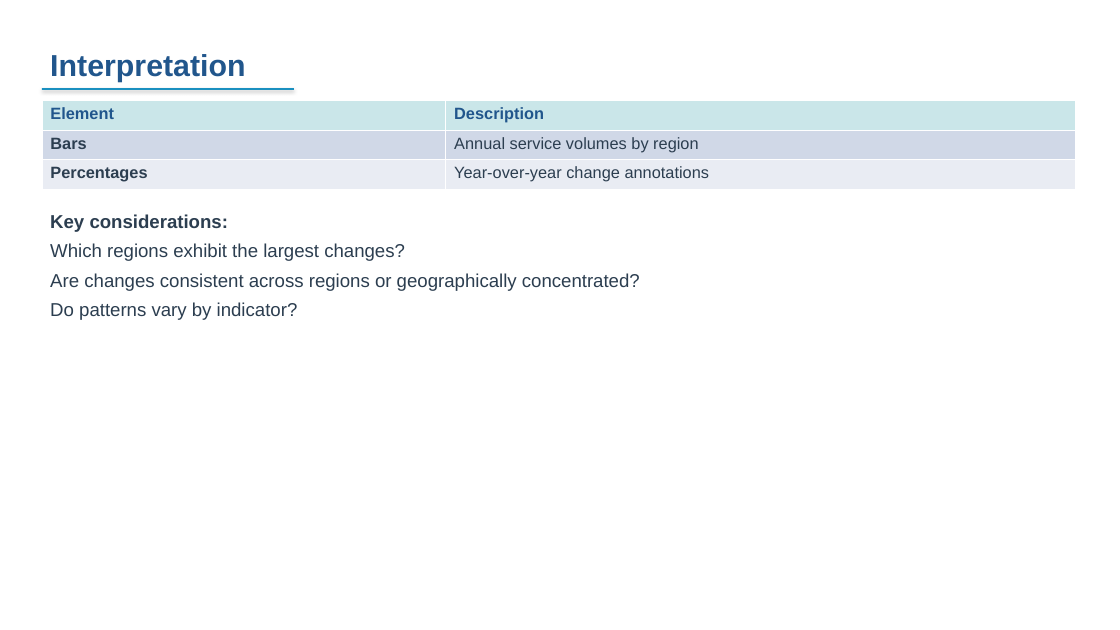
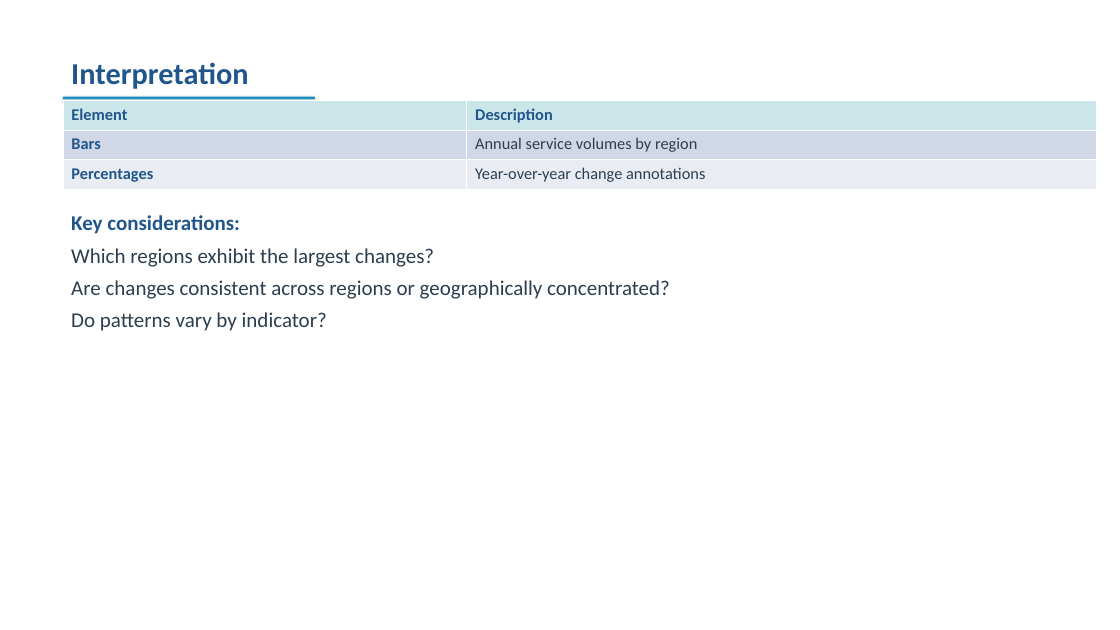
Before and after one commit to FASTR-Analytics/fastr-resource-hub, a slide deck: slide 76 of outputs/2026-zambia_deck.pptx (slide 60 before the commit). Drawn at 1120x630 pixels with LibreOffice and Linux fonts; fonts in the diff are those of the drawing. Boxes give left, top, right and bottom in pixels: in the first picture for what was removed or moved away, otherwise in the second. Text is boxed around its words. In the diff, an @@ line names an element or a change of style, - is before the commit and + after.

```diff
--- a/outputs/2026-zambia_deck.pptx
+++ b/outputs/2026-zambia_deck.pptx
@@ text "Interpretation": place and size @@
-text "Interpretation" at (50,54,245,82)
+text "Interpretation" at (71,62,248,89)
@@ text "Interpretation" at (71,62,248,89): font Arial to Calibri @@
@@ table at (63,101,1096,189) @@
@@ font Arial to Calibri @@
@@ text colour #2C3E50 to #21568C in "Bars", "Percentages" @@
@@ table: place and size @@
-table at (42,101,1075,189)
+table at (63,101,1096,189)
@@ rectangle: place and size @@
-rectangle at (42,88,294,90)
+rectangle at (63,97,315,99)
@@ text "Key considerations:": place and size @@
-text "Key considerations:" at (50,214,640,320)
+text "Key considerations:" at (71,215,670,331)
@@ text "Key considerations:" at (71,215,670,331): size 16 to 18 pt, font Arial to Calibri; text colour #2C3E50 to #21568C in "Key considerations:" @@
```
Also in this commit, not shown: 94 other slides changed, 34 slides added, 19 slides removed, 47 other files.
